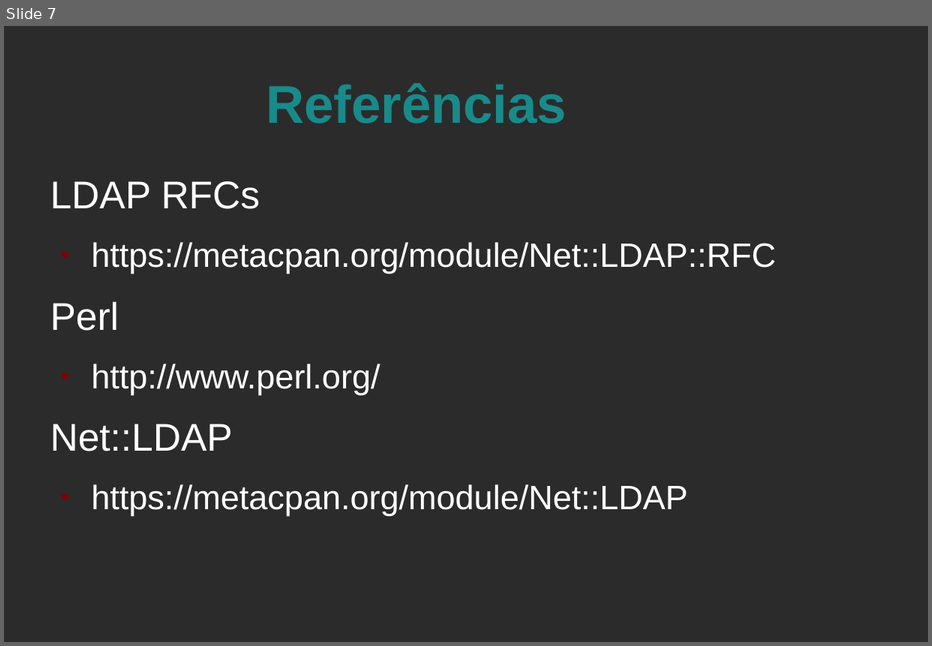
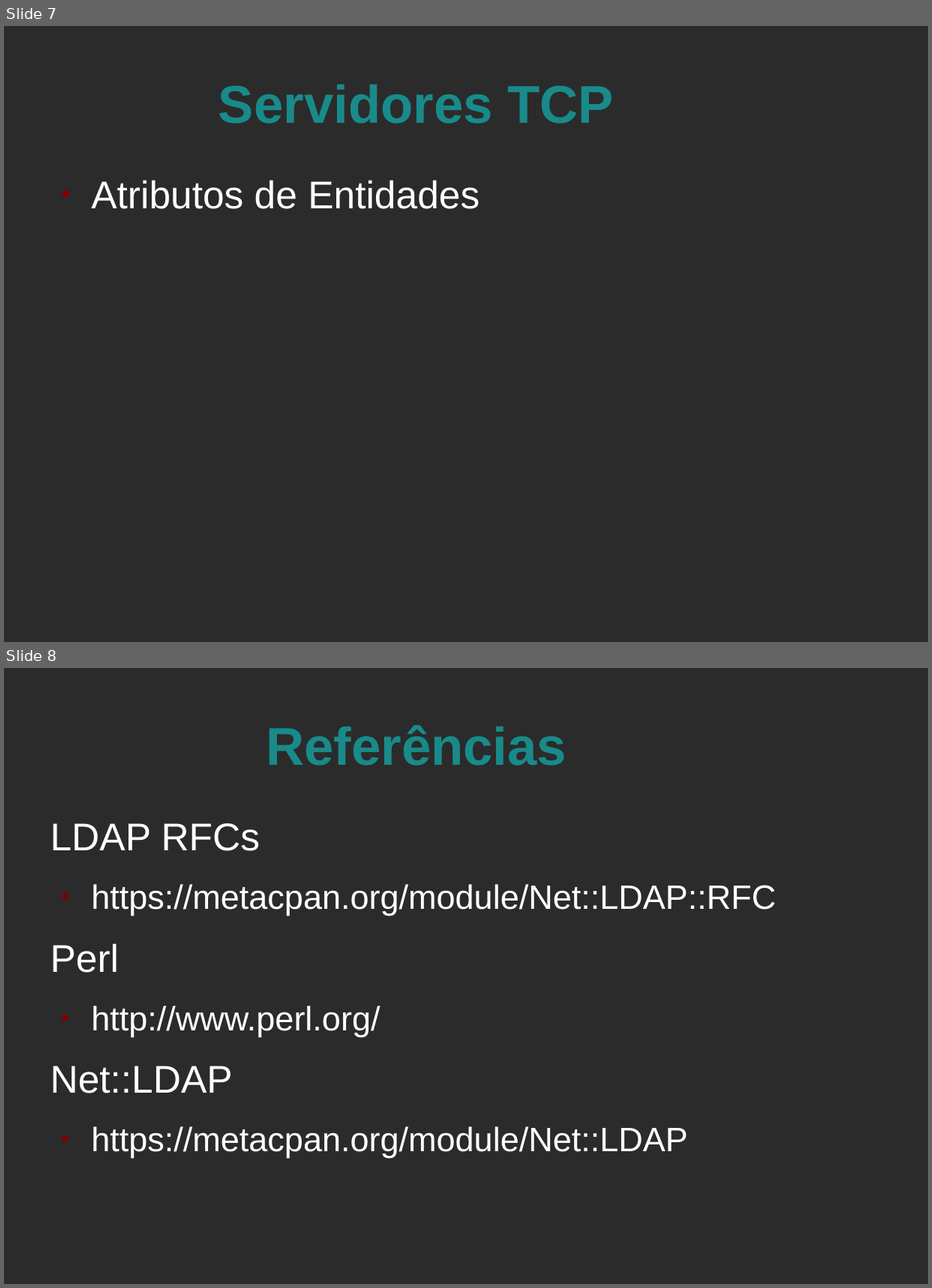
Before and after one commit to russoz/artigos, a slide deck: ldap-simpleserver/net-ldap-simpleserver.odp. Shown one above the other, each under a label of ours: slide 7 before the commit, slides 7 and 8 after it. The pictures are 932x646 and 932x1288 pixels, drawn with LibreOffice and Linux fonts; fonts in the diff are those of the drawing; background and template pictures are left out; a plain dark background stands for a picture behind light text. Boxes give left, top, right and bottom in pixels: in the first picture for what was removed or moved away, otherwise in the second. Text is boxed around its words. In the diff, an @@ line names an element or a change of style, - is before the commit and + after.

```diff
--- a/ldap-simpleserver/net-ldap-simpleserver.odp
+++ b/ldap-simpleserver/net-ldap-simpleserver.odp
@@ slide 7 added at (4,26,928,642), background picture (left out) @@
@@ title added at (218,84,613,124), 44 pt, text #198A8A, bold @@
+Servidores TCP
@@ text added at (91,180,480,209), 32 pt, text #FFFFFF @@
+● Atributos de Entidades
@@ what was slide 7 is now slide 8 @@
```
Also in this commit, not shown: 2 slides changed.
